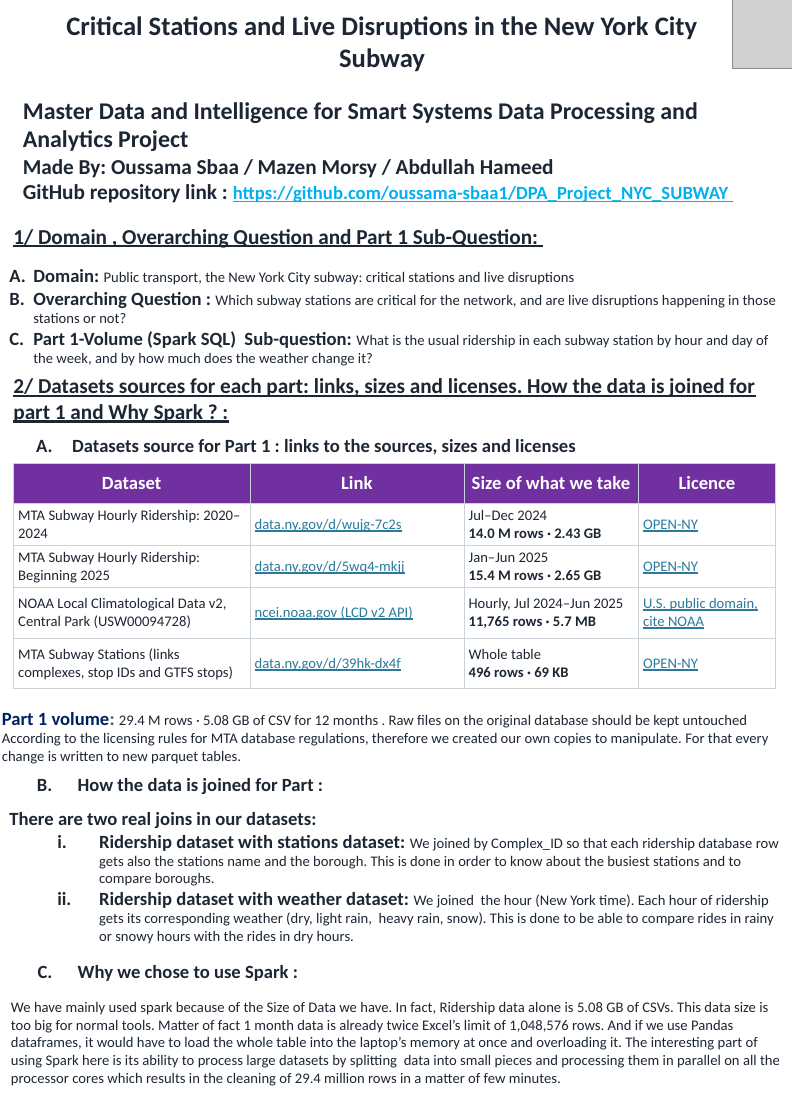
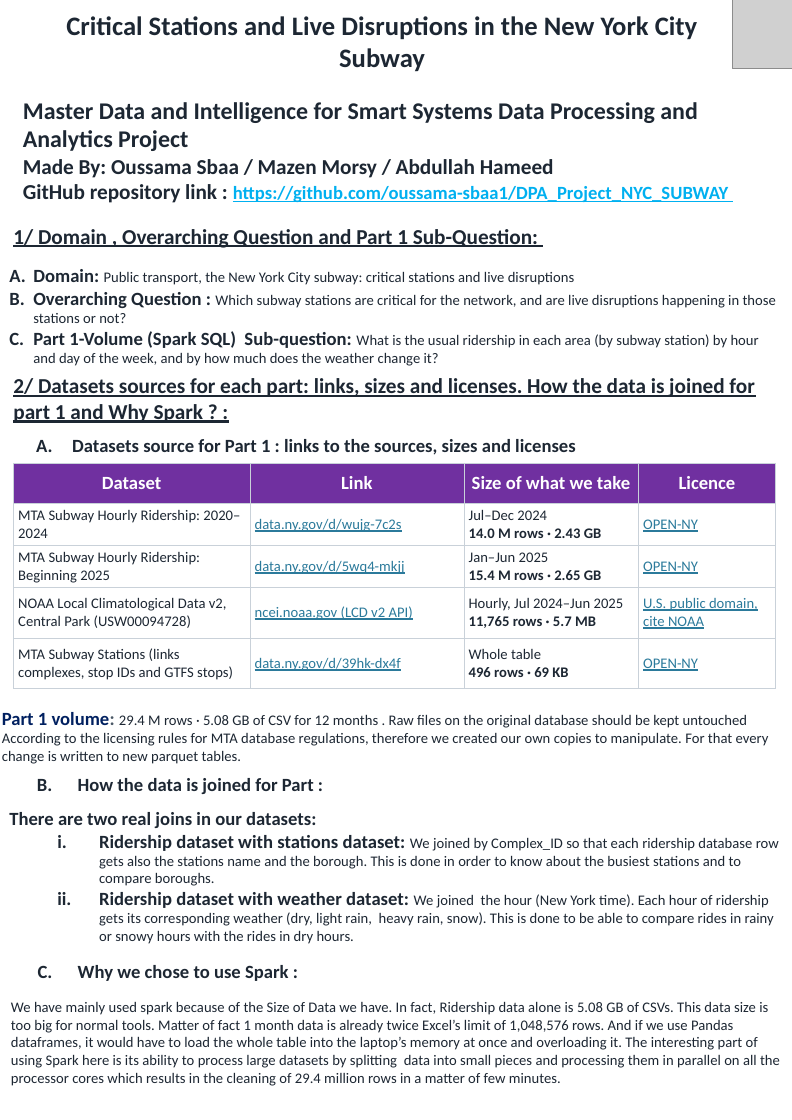
Before and after one commit to oussama-sbaa1/DPA_Project_NYC_SUBWAY, a slide deck: slide 1 of report/NYC_Subway_Part1_Delivrable_Report.pptx. Drawn at 792x1120 pixels with LibreOffice and Linux fonts; fonts in the diff are those of the drawing; grey boxes stand for pictures. Boxes give left, top, right and bottom in pixels: in the first picture for what was removed or moved away, otherwise in the second. Text is boxed around its words. In the diff, an @@ line names an element or a change of style, - is before the commit and + after.

```diff
--- a/report/NYC_Subway_Part1_Delivrable_Report.pptx
+++ b/report/NYC_Subway_Part1_Delivrable_Report.pptx
@@ text at (33,331,759,366): text changed @@
-C. Part 1-Volume (Spark SQL) Sub-question: What is the usual ridership in each subway station by hour and day of the week, and by how much does the weather change it?
+C. Part 1-Volume (Spark SQL) Sub-question: What is the usual ridership in each area (by subway station) by hour and day of the week, and by how much does the weather change it?
```
Also in this commit, not shown: 1 other slide changed.
